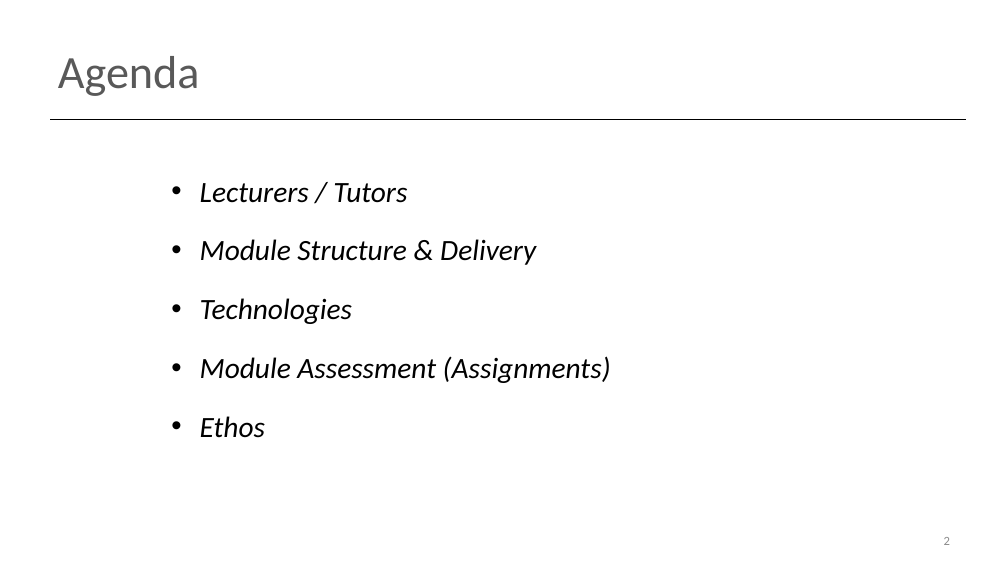
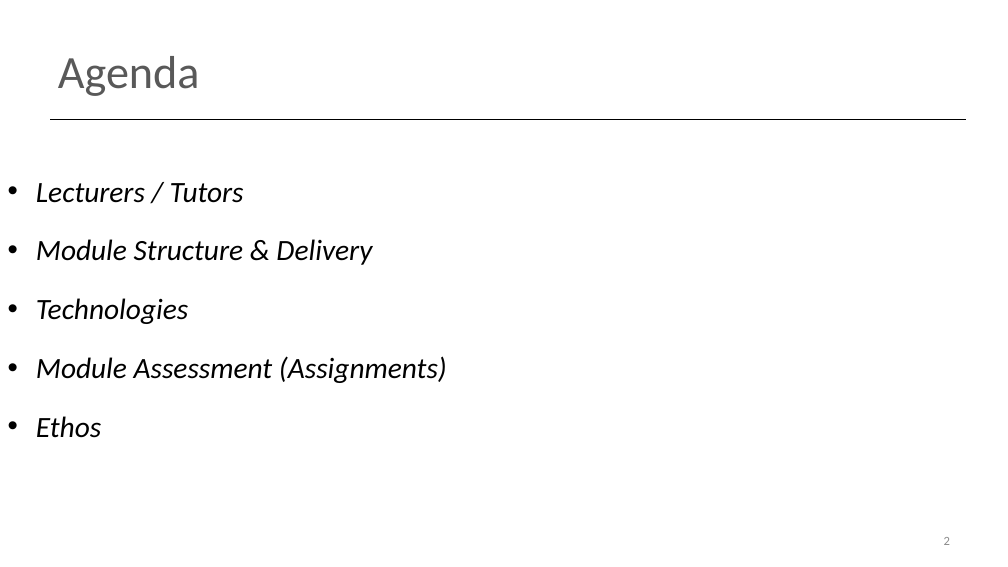
Before and after one commit to Programming-Fundamentals-SETU/prog-fund-2-jan-26, a slide deck: slide 2 of topic01-IntelliJ-JVM-and-IO/unit-01a-introduction/talk-1-intro-to-module/intro-to-module.pptx. Drawn at 1008x567 pixels with LibreOffice and Linux fonts; fonts in the diff are those of the drawing. Boxes give left, top, right and bottom in pixels: in the first picture for what was removed or moved away, otherwise in the second. Text is boxed around its words. In the diff, an @@ line names an element or a change of style, - is before the commit and + after.

```diff
--- a/topic01-IntelliJ-JVM-and-IO/unit-01a-introduction/talk-1-intro-to-module/intro-to-module.pptx
+++ b/topic01-IntelliJ-JVM-and-IO/unit-01a-introduction/talk-1-intro-to-module/intro-to-module.pptx
@@ text "Lecturers / Tutors": place and size @@
-text "Lecturers / Tutors" at [200,183,611,438]
+text "Lecturers / Tutors" at [36,183,447,438]
```
Also in this commit, not shown: 2 other slides changed, 1 slide added, 1 slide removed, 8 other files.
